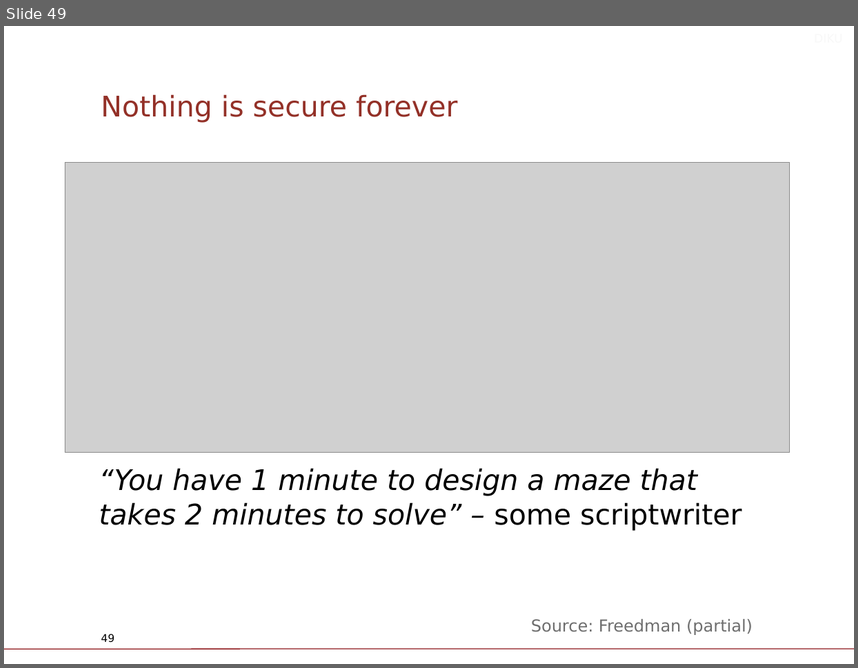
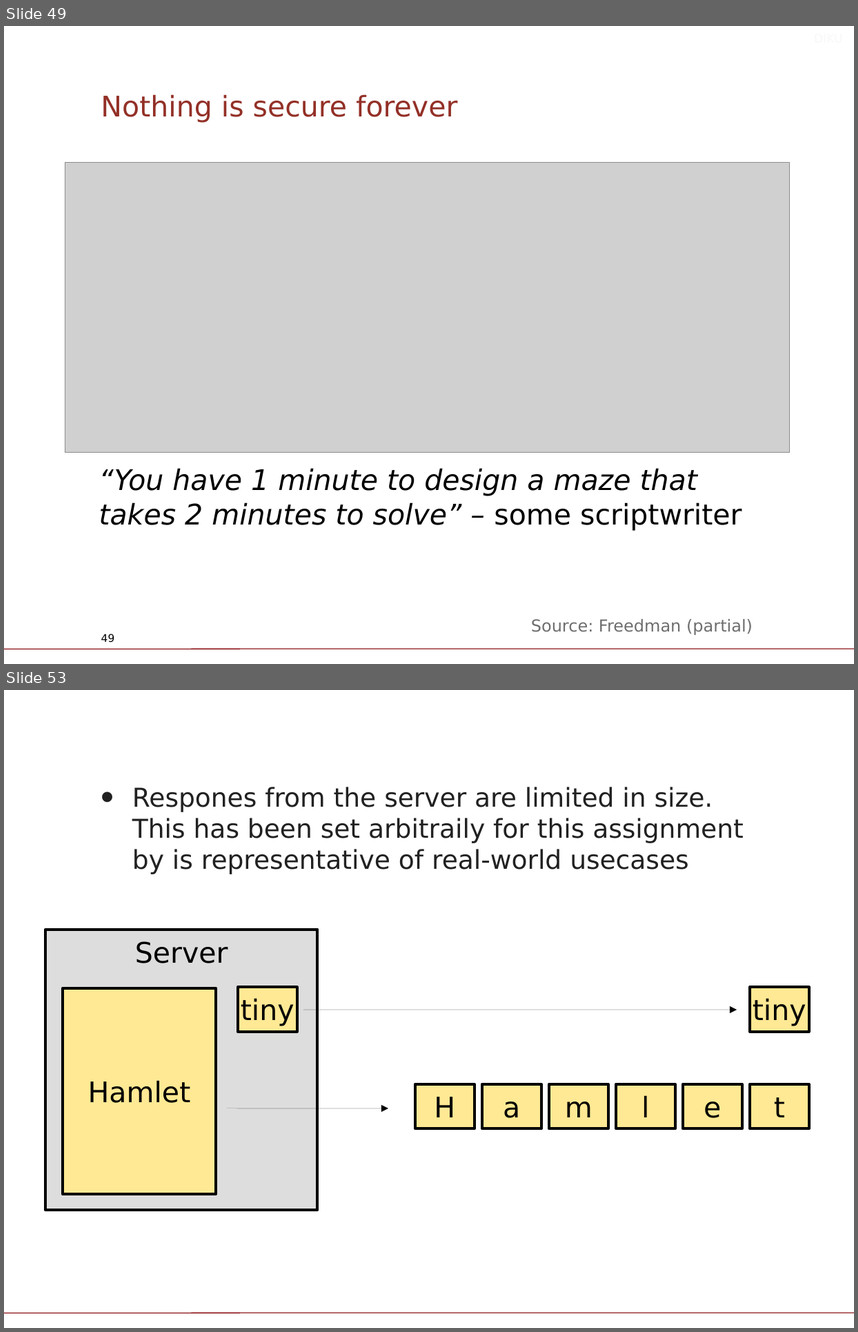
Before and after one commit to Legenden84/compSys-e2022-pub_fork, a slide deck: lectures/221031_non-blocking_servers_and_intro_to_security/slides.odp. Shown one above the other, each under a label of ours: slide 49 before the commit, slides 49 and 53 after it; the slides between them are not shown. The pictures are 858x668 and 858x1332 pixels, drawn with LibreOffice and Linux fonts; fonts in the diff are those of the drawing; grey boxes stand for pictures; background and template pictures are left out. Boxes give left, top, right and bottom in pixels: in the first picture for what was removed or moved away, otherwise in the second. Text is boxed around its words. In the diff, an @@ line names an element or a change of style, - is before the commit and + after.

```diff
--- a/lectures/221031_non-blocking_servers_and_intro_to_security/slides.odp
+++ b/lectures/221031_non-blocking_servers_and_intro_to_security/slides.odp
@@ slide 53 added at (4,690,854,1328), background #FFFFFF; not listed: 1 template element that a slide beside it also shows @@
@@ text added at (132,787,744,874), 22 pt, text #212121 @@
+• Respones from the server are limited in size. This has been set arbitraily for this assignment by is representative of real-world usecases
@@ rectangle added at (45,929,318,1210), fill #DDDDDD, outline #000000 2.3 pt, 24 pt, text #000000 @@
+Server
@@ rectangle added at (63,987,216,1193), fill #FFE994, outline #000000 2.3 pt, 24 pt, text #000000 @@
+Hamlet
@@ rectangle added at (238,987,297,1031), fill #FFE994, outline #000000 2.3 pt, 24 pt, text #000000 @@
+tiny
@@ rectangle added at (749,987,809,1031), fill #FFE994, outline #000000 2.3 pt, 24 pt, text #000000 @@
+tiny
@@ arrow added from (303, 1009) to (737, 1009), #000000 0 pt @@
@@ rectangle added at (415,1083,475,1127), fill #FFE994, outline #000000 2.3 pt, 24 pt, text #000000 @@
+H
@@ rectangle added at (481,1083,542,1127), fill #FFE994, outline #000000 2.3 pt, 24 pt, text #000000 @@
+a
@@ rectangle added at (549,1083,608,1127), fill #FFE994, outline #000000 2.3 pt, 24 pt, text #000000 @@
+m
@@ rectangle added at (616,1083,675,1127), fill #FFE994, outline #000000 2.3 pt, 24 pt, text #000000 @@
+l
@@ rectangle added at (683,1083,743,1127), fill #FFE994, outline #000000 2.3 pt, 24 pt, text #000000 @@
+e
@@ rectangle added at (749,1083,809,1127), fill #FFE994, outline #000000 2.3 pt, 24 pt, text #000000 @@
+t
@@ arrow added from (227, 1108) to (388, 1108), #000000 0 pt @@
```
Also in this commit, not shown: 9 slides changed, 3 other slides added, 1 other file.
